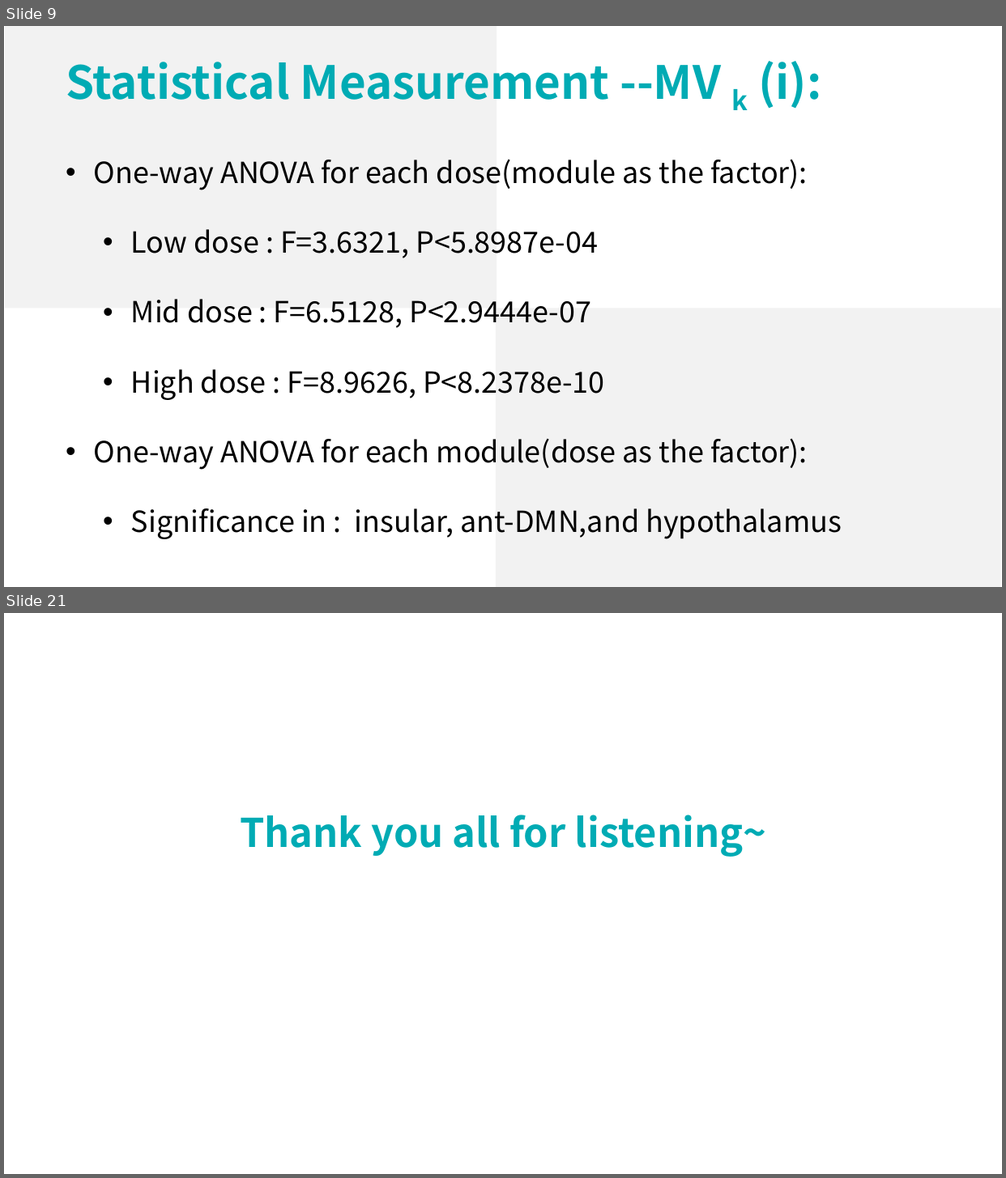
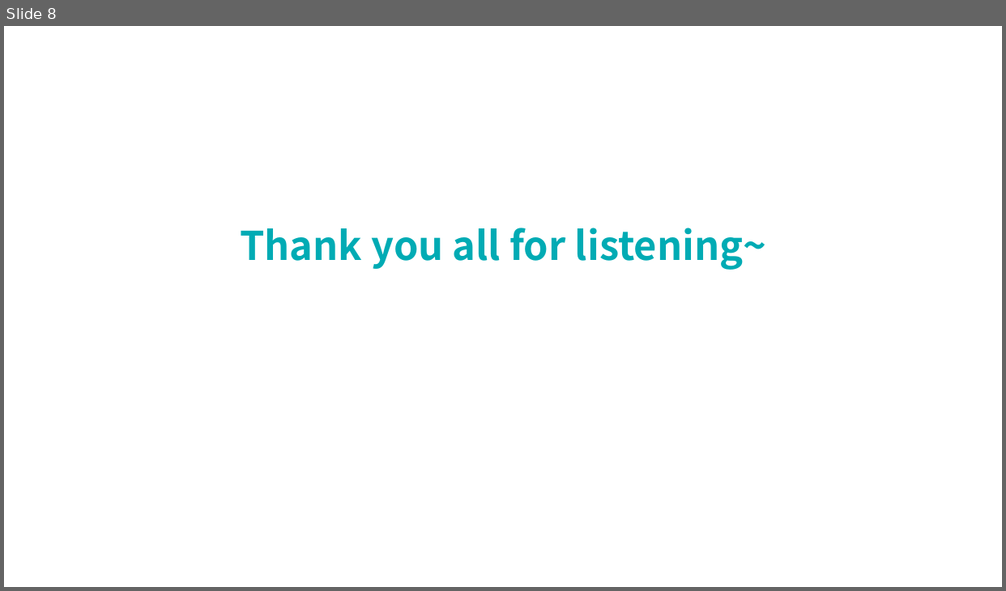
Before and after one commit to lsyoath/sheepy, a slide deck: ComputerVision.pptx. Shown one above the other, each under a label of ours: slides 9 and 21 before the commit, slide 8 after it; the slides between them are not shown. The pictures are 1006x1178 and 1006x591 pixels, drawn with LibreOffice and Linux fonts; fonts in the diff are those of the drawing. Boxes give left, top, right and bottom in pixels: in the first picture for what was removed or moved away, otherwise in the second. Text is boxed around its words. In the diff, an @@ line names an element or a change of style, - is before the commit and + after.

Commit message:
0008

```diff
--- a/ComputerVision.pptx
+++ b/ComputerVision.pptx
@@ slide 9 removed at [4, 26, 1002, 587], background #FFFFFF @@
@@ rectangle removed at [5, 26, 496, 308] @@
@@ text removed at [66, 61, 821, 110] @@
-  Statistical Measurement --MV k (i):
@@ text removed at [94, 159, 842, 540] @@
-• One-way ANOVA for each dose(module as the factor):
-  • Low dose : F=3.6321, P<5.8987e-04
-  • Mid dose : F=6.5128, P<2.9444e-07
-  • High dose : F=8.9626, P<8.2378e-10
-• One-way ANOVA for each module(dose as the factor):
-  • Significance in : insular, ant-DMN,and hypothalamus
@@ rectangle removed at [496, 308, 1001, 587] @@
@@ what was slide 21 is now slide 8 @@
```
Also in this commit, not shown: 1 slide changed, 6 slides added, 18 other slides removed.
